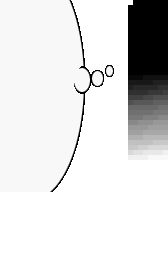
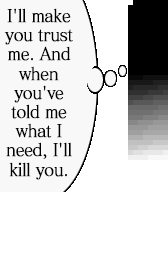
Comparing the layer stacks of the two 168 × 256 images. Changes:
added layer "I'll make you trust me. And when you've told me what I need, I'" above "Layer 1" over [4, 8, 73, 180]
painted on "Layer 1" over [4, 0, 83, 192]
painted on "Layer 0" over [4, 0, 127, 192]
